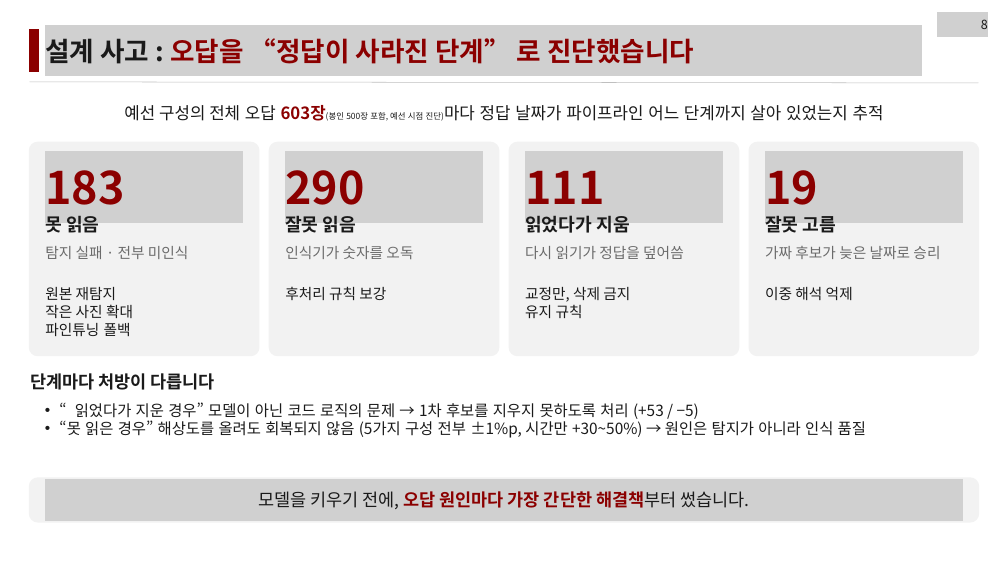
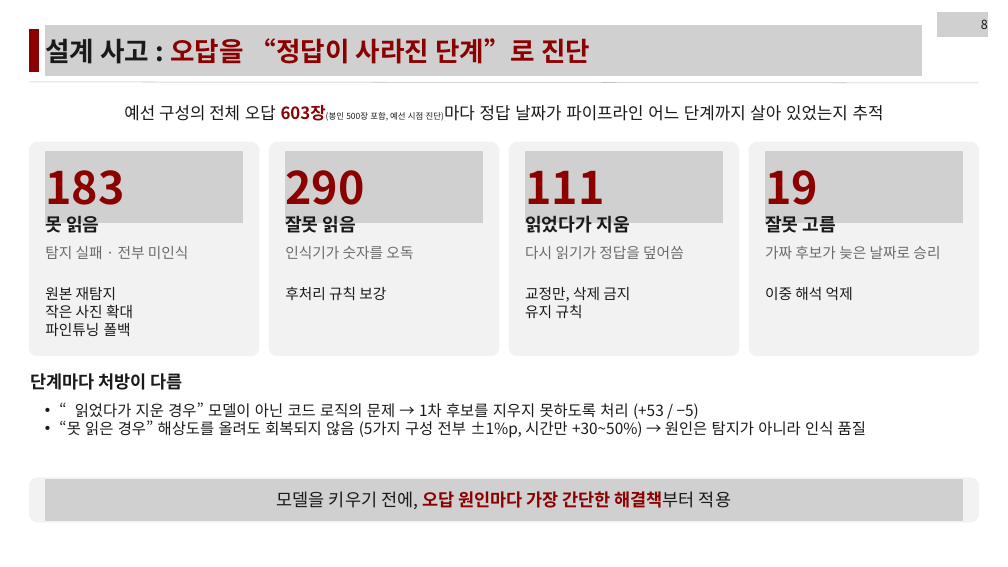
Before and after one commit to LEEbyeongchul/itda3-CODE-subway, a slide deck: slide 8 of 발표/[CODE]_서브웨이_본선발표.pptx. Drawn at 1008x567 pixels with LibreOffice and Linux fonts; fonts in the diff are those of the drawing; grey boxes stand for pictures. Boxes give left, top, right and bottom in pixels: in the first picture for what was removed or moved away, otherwise in the second. Text is boxed around its words. In the diff, an @@ line names an element or a change of style, - is before the commit and + after.

```diff
--- a/발표/[CODE]_서브웨이_본선발표.pptx
+++ b/발표/[CODE]_서브웨이_본선발표.pptx
@@ text at (45, 38, 590, 64): text changed @@
-설계 사고 : 오답을 “정답이 사라진 단계” 로 진단했습니다
+설계 사고 : 오답을 “정답이 사라진 단계”로 진단
@@ text at (30, 373, 183, 390): text changed @@
-단계마다 처방이 다릅니다
+단계마다 처방이 다름
@@ text at (277, 491, 731, 509): text changed; text colour #1A1A1A to #8B0000; bold on @@
-모델을 키우기 전에, 오답 원인마다 가장 간단한 해결책부터 썼습니다.
+모델을 키우기 전에, 오답 원인마다 가장 간단한 해결책부터 적용
```
Also in this commit, not shown: 16 other slides changed, 1 other file.
